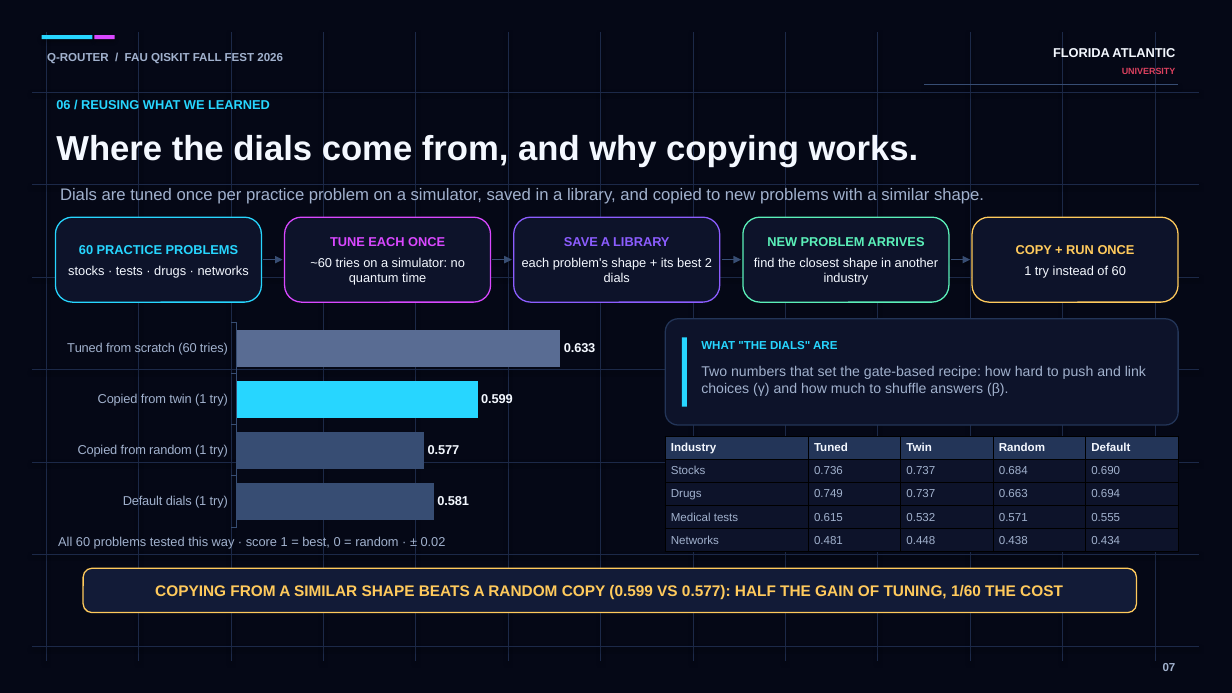
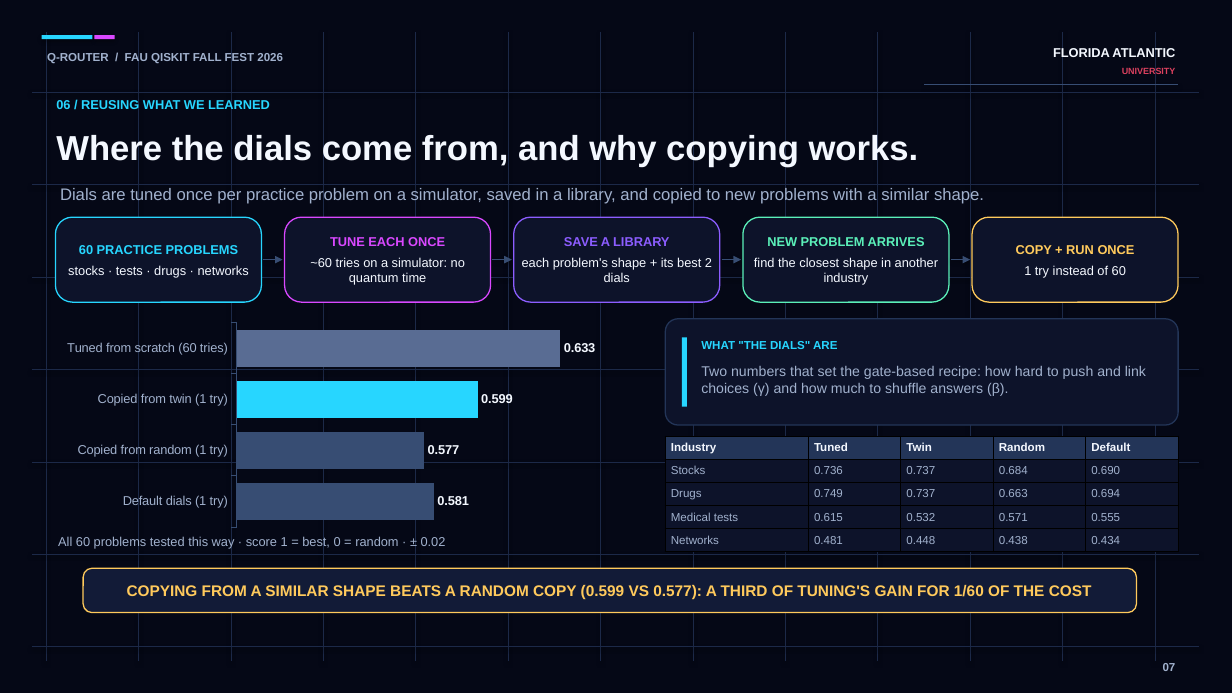
Before and after one commit to gurramn2025-cloud/q-router, a slide deck: slide 7 of slides/Q-Router_presentation.pptx. Drawn at 1232x693 pixels with LibreOffice and Linux fonts; fonts in the diff are those of the drawing. Boxes give left, top, right and bottom in pixels: in the first picture for what was removed or moved away, otherwise in the second. Text is boxed around its words. In the diff, an @@ line names an element or a change of style, - is before the commit and + after.

```diff
--- a/slides/Q-Router_presentation.pptx
+++ b/slides/Q-Router_presentation.pptx
@@ text at box(127, 585, 1092, 600): text changed @@
-COPYING FROM A SIMILAR SHAPE BEATS A RANDOM COPY (0.599 VS 0.577): HALF THE GAIN OF TUNING, 1/60 THE COST
+COPYING FROM A SIMILAR SHAPE BEATS A RANDOM COPY (0.599 VS 0.577): A THIRD OF TUNING'S GAIN FOR 1/60 OF THE COST
```
Also in this commit, not shown: 2 other files.
